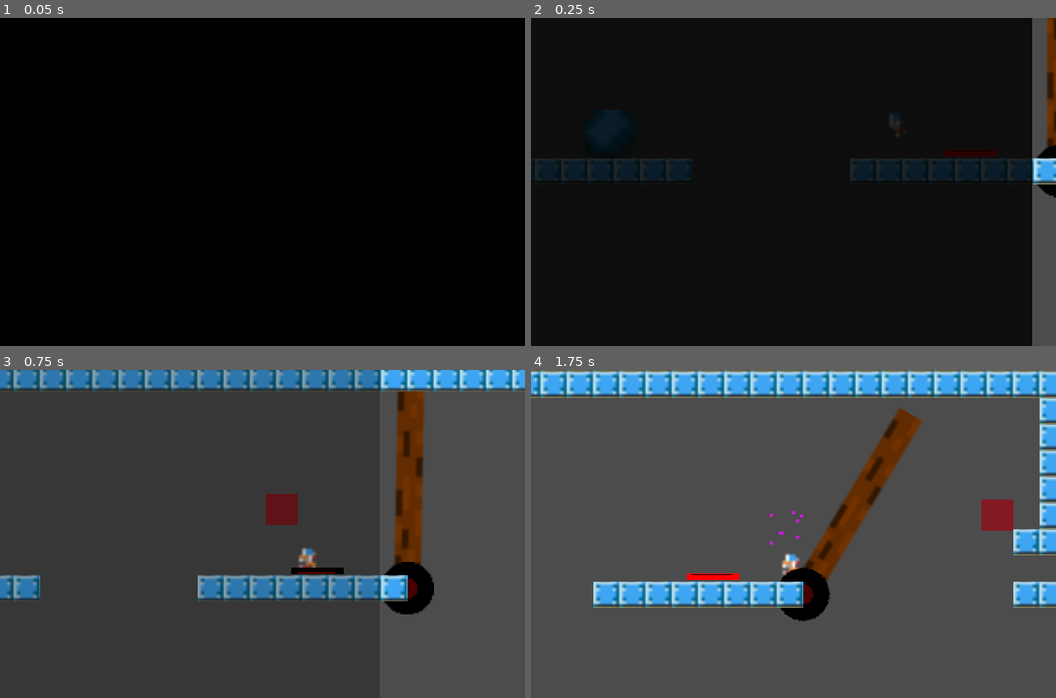
Above: before the commit, frames 1-4 (two rows, left to right).
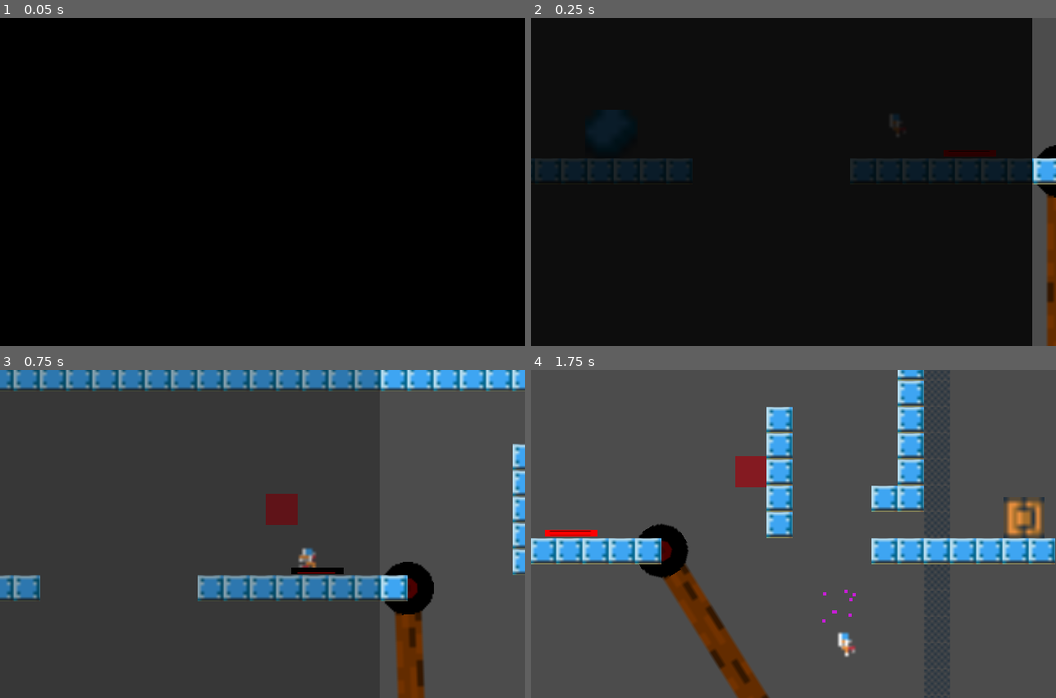
Above: after the commit, the same moments.

Repository: KapFlagon/Imoonity
Game: Godot game, scene res://src/scenes/levels/prototypes/ButtonLevel.tscn
Same seed, same stepped clock (60 frames per second), same inputs: the game is played once before the commit and once after it. This scene is started directly instead of the project's main scene.
Inputs:
- Up to frame 1 (0.05 s): no input
- Up to frame 2 (0.25 s): no input
- Up to frame 3 (0.75 s): tap Enter (ui_accept) at 0.5 s; hold D (move_right) from 0.53 s (still down); tap P (action_fire) at 0.6 s
- Up to frame 4 (1.75 s): keep holding D (move_right); tap W (move_jump) at 0.77, 1.52 s; tap O (action_phase) at 1.35 s

Frame 1 is identical in both runs. In frame 2, 1.5% of the frame differs, in the area x 98-100%, y 0-100%; in frame 3, 5.0%; in frame 4, 31%, in the area x 0-100%, y 0-100%.

Commit message:
Bridge fully functional and dynamic. Can be mapped to button and change direction in any way

Diff:
--- a/World/Props/Bridge.gd
+++ b/World/Props/Bridge.gd
@@ -4,36 +4,24 @@
 
 export(Positions) var closedPosition
 export(Positions) var openedPosition
+export var isOpen = true
 var animPlayer
-var rotateBridgeAnim
+var animation_open
+var animation_close
 
 func _ready():
-	buildDynamicAnimationPlayer()
-	#buildDynamicAnimationPlayer(0,90)
+	var openedDegrees = position_to_degrees(openedPosition)
+	var closedDegrees = position_to_degrees(closedPosition)
+	buildDynamicAnimationPlayer(closedDegrees,openedDegrees)
+	set_initial_position()
 
-func closeBridge() -> void:
-	rotateBridge(closedPosition)
-
-func openBridge() -> void:
-	rotateBridge(openedPosition)
-
-func rotateBridge(newPosition: int) -> void:
-	match newPosition:
-		Positions.UP:
-			if isValidRotation(0):
-				set_rotation_degrees(0)
-		Positions.RIGHT:
-			if isValidRotation(90):
-				animPlayer.play("rotateBridgeAnim")
-				#$AnimationPlayer.play("UP-to-RIGHT")
-				#set_rotation_degrees(90)
-		Positions.DOWN:
-			if isValidRotation(180):
-				$AnimationPlayer.play("RIGHT-to-DOWN")
-				#set_rotation_degrees(180)
-		Positions.LEFT:
-			if isValidRotation(270):
-				set_rotation_degrees(270)
+func rotateBridge() -> void:
+	if isOpen:
+		animPlayer.play("close")
+		isOpen = false
+	elif !isOpen:
+		animPlayer.play("open")
+		isOpen = true
 
 func isValidRotation(newRotation: int) -> bool:
 	var validRotation = false
@@ -41,24 +29,50 @@
 		validRotation = true
 	return validRotation
 
+func _on_BridgeButton_pressed():
+	if !animPlayer.is_playing():
+		rotateBridge()
 
-func _on_BridgeButton_pressed():
-	rotateBridge(Positions.RIGHT)
-	#print("Hello")
-
-#func buildDynamicAnimationPlayer(degreesStart, degreesEnd) -> void:
-func buildDynamicAnimationPlayer() -> void:
+func buildDynamicAnimationPlayer(degreesClose, degreesOpen) -> void:
 	animPlayer = AnimationPlayer.new()
 	add_child(animPlayer)
-	rotateBridgeAnim = Animation.new()
-	animPlayer.add_animation( "rotateBridgeAnim", rotateBridgeAnim)
-	rotateBridgeAnim.add_track(0)
-	rotateBridgeAnim.length = 3
+	animation_open = Animation.new()
+	animation_close = Animation.new()
+	buildAnimationTrack("open", degreesClose, degreesOpen, animation_open)
+	buildAnimationTrack("close", degreesOpen, degreesClose, animation_close)
+
+func buildAnimationTrack(animTitle, startKey, endKey, animation_object) -> void:
+	animPlayer.add_animation( animTitle, animation_object)
+	var trackCount = animation_object.get_track_count()
+	animation_object.add_track(trackCount)
+	animation_object.length = 3
 	var path = String(self.get_path())
 	path = path + ":rotation_degrees"
-	#print(path)
-	rotateBridgeAnim.track_set_path(0, path)
-	rotateBridgeAnim.track_insert_key(0, 0.0, 0)
-	rotateBridgeAnim.track_insert_key(0, 3, 90)
-	#rotateBridgeAnim.track_insert_key(0, 0.0, degreesStart)
-	#rotateBridgeAnim.track_insert_key(0, 3, degreesEnd)
+	animation_object.track_set_path(trackCount, path)
+	animation_object.track_insert_key(trackCount, 0.0, startKey)
+	animation_object.track_insert_key(trackCount, 3, endKey)
+
+func position_to_degrees(newPosition: int) -> int:
+	var degreeOutput
+	match newPosition:
+		Positions.UP:
+			if isValidRotation(0):
+				degreeOutput = 0
+		Positions.RIGHT:
+			if isValidRotation(90):
+				degreeOutput = 90
+		Positions.DOWN:
+			if isValidRotation(180):
+				degreeOutput = 180
+		Positions.LEFT:
+			if isValidRotation(270):
+				degreeOutput = 270
+	return degreeOutput
+
+func set_initial_position() -> void:
+	var rotation
+	if isOpen:
+		rotation = position_to_degrees(openedPosition)
+	else:
+		rotation = position_to_degrees(closedPosition)
+	set_rotation_degrees(rotation)
--- a/World/Props/Bridge.tscn
+++ b/World/Props/Bridge.tscn
@@ -9,39 +9,8 @@
 [sub_resource type="RectangleShape2D" id=2]
 extents = Vector2( 4, 32 )
 
-[sub_resource type="Animation" id=4]
-resource_name = "RIGHT-to-DOWN"
-length = 3.0
-tracks/0/type = "value"
-tracks/0/path = NodePath(".:rotation_degrees")
-tracks/0/interp = 1
-tracks/0/loop_wrap = true
-tracks/0/imported = false
-tracks/0/enabled = true
-tracks/0/keys = {
-"times": PoolRealArray( 0, 2.8 ),
-"transitions": PoolRealArray( 1, 1 ),
-"update": 0,
-"values": [ 90.0, 180.0 ]
-}
-
-[sub_resource type="Animation" id=3]
-resource_name = "UP-to-RIGHT"
-length = 3.0
-tracks/0/type = "value"
-tracks/0/path = NodePath(".:rotation_degrees")
-tracks/0/interp = 1
-tracks/0/loop_wrap = true
-tracks/0/imported = false
-tracks/0/enabled = true
-tracks/0/keys = {
-"times": PoolRealArray( 0, 2.9 ),
-"transitions": PoolRealArray( 1, 0.812252 ),
-"update": 0,
-"values": [ 0.0, 90.0 ]
-}
-
 [node name="Bridge" type="Area2D"]
+rotation = 1.5708
 
 [node name="CollisionShape2D" type="CollisionShape2D" parent="."]
 position = Vector2( 0, -32 )
@@ -61,7 +30,3 @@
 [node name="CollisionShape2D" type="CollisionShape2D" parent="StaticBody2D"]
 position = Vector2( -1.90735e-06, -32 )
 shape = SubResource( 2 )
-
-[node name="AnimationPlayerOG" type="AnimationPlayer" parent="."]
-anims/RIGHT-to-DOWN = SubResource( 4 )
-anims/UP-to-RIGHT = SubResource( 3 )
--- a/World/Props/Button.gd
+++ b/World/Props/Button.gd
@@ -1,13 +1,9 @@
 extends Area2D
 
 onready var animated_sprite : AnimatedSprite = $AnimatedSprite
-# Declare member variables here. Examples:
-# var a = 2
-# var b = "text"
 
 signal pressed
 signal unpressed
-
 
 # Called when the node enters the scene tree for the first time.
 func _ready() -> void:
@@ -23,7 +19,3 @@
 func _on_body_exited(body: PhysicsBody2D) -> void:
 	animated_sprite.play("Off")
 	emit_signal("unpressed")
-
-# Called every frame. 'delta' is the elapsed time since the previous frame.
-#func _process(delta):
-#	pass
--- a/src/scenes/levels/prototypes/ButtonLevel.tscn
+++ b/src/scenes/levels/prototypes/ButtonLevel.tscn
@@ -679,7 +679,7 @@
 collision_layer = 2
 collision_mask = 31
 format = 1
-tile_data = PoolIntArray( -131073, 0, 0, -196608, 0, 0, -1,  …(1277 unchanged characters)…  0, 0, 327679, 1, 0, 262144, 1, 0, 262188, 1, 0, 262204, 0, 0, 262205, 0, 0, 393215, 1, 0, 327680, 1, 0, 327724, 1, 0, 327740, 0, 0, 327741, 0, 0, 458751, 1, 0, 393216, 1, 0, 393260, 1, 0, 393276, 0, 0, 393277, 0, 0, 524287, 1, 0, 458752, 1, 0, 458795, 1, 0, 458796, 1, 0, 458812, 0, 0, 458813, 0, 0, 589823, 1, 0, 524288, 1, 0, 524348, 0, 0, 524349, 0, 0, 6553 …(5125 unchanged characters)…
+tile_data = PoolIntArray( -131073, 0, 0, -196608, 0, 0, -1,  …(1277 unchanged characters)…  0, 0, 327679, 1, 0, 262144, 1, 0, 262183, 1, 0, 262188, 1, 0, 262204, 0, 0, 262205, 0, 0, 393215, 1, 0, 327680, 1, 0, 327719, 1, 0, 327724, 1, 0, 327740, 0, 0, 327741, 0, 0, 458751, 1, 0, 393216, 1, 0, 393255, 1, 0, 393260, 1, 0, 393276, 0, 0, 393277, 0, 0, 524287, 1, 0, 458752, 1, 0, 458791, 1, 0, 458795, 1, 0, 458796, 1, 0, 458812, 0, 0, 458813, 0, 0, 589823, 1, 0, 524288, 1, 0, 524327, 1, 0, 524348, 0, 0, 524349, 0, 0, 6553 …(5125 unchanged characters)…
 
 [node name="Background" type="TextureRect" parent="."]
 visible = false
@@ -757,7 +757,8 @@
 [node name="Bridge" parent="." instance=ExtResource( 16 )]
 position = Vector2( 280, 76 )
 script = ExtResource( 17 )
-openedPosition = 1
+closedPosition = 1
+openedPosition = 2
 [connection signal="level_ended" from="LevelExit" to="Transitions" method="_on_LevelExit_level_ended"]
 [connection signal="pressed" from="Button1" to="PhysicsBox" method="_on_Button_pressed"]
 [connection signal="pressed" from="BridgeButton" to="Bridge" method="_on_BridgeButton_pressed"]
Not shown: 1 places in World/Props/Bridge.tscn that only renumber resources
